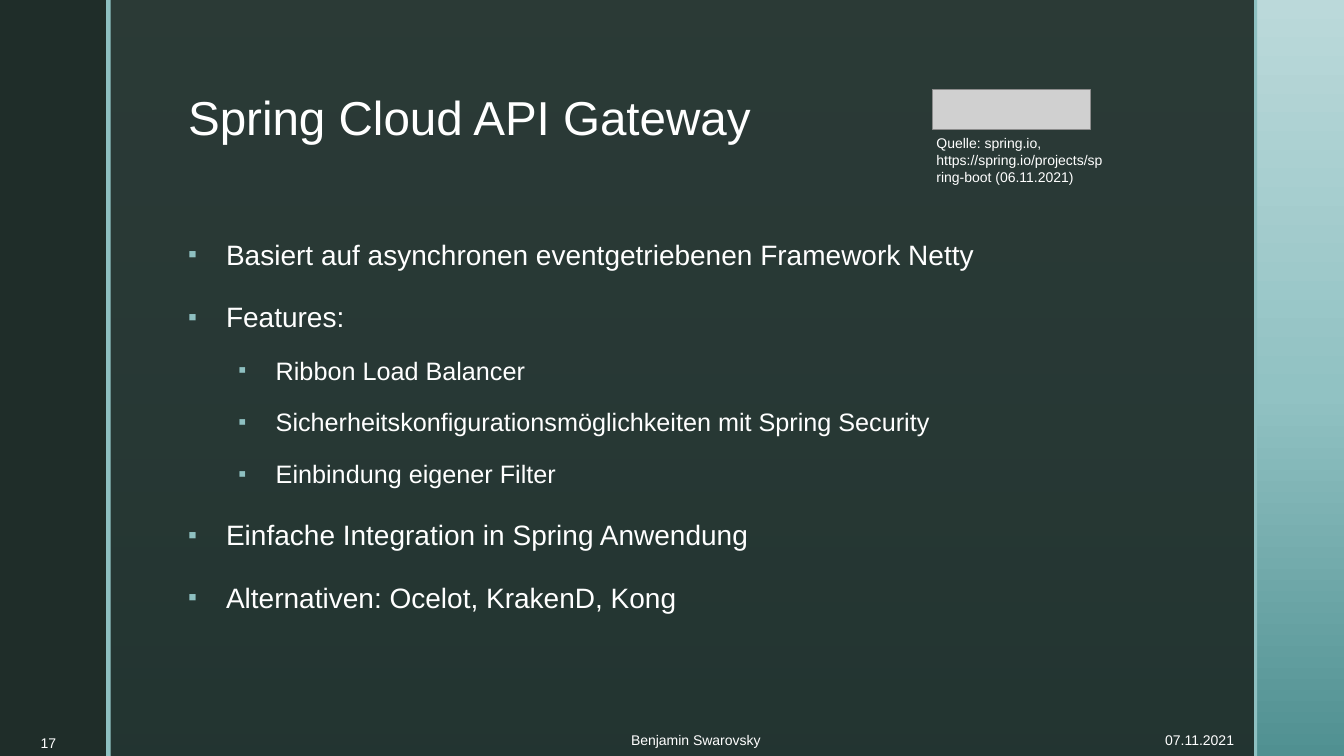
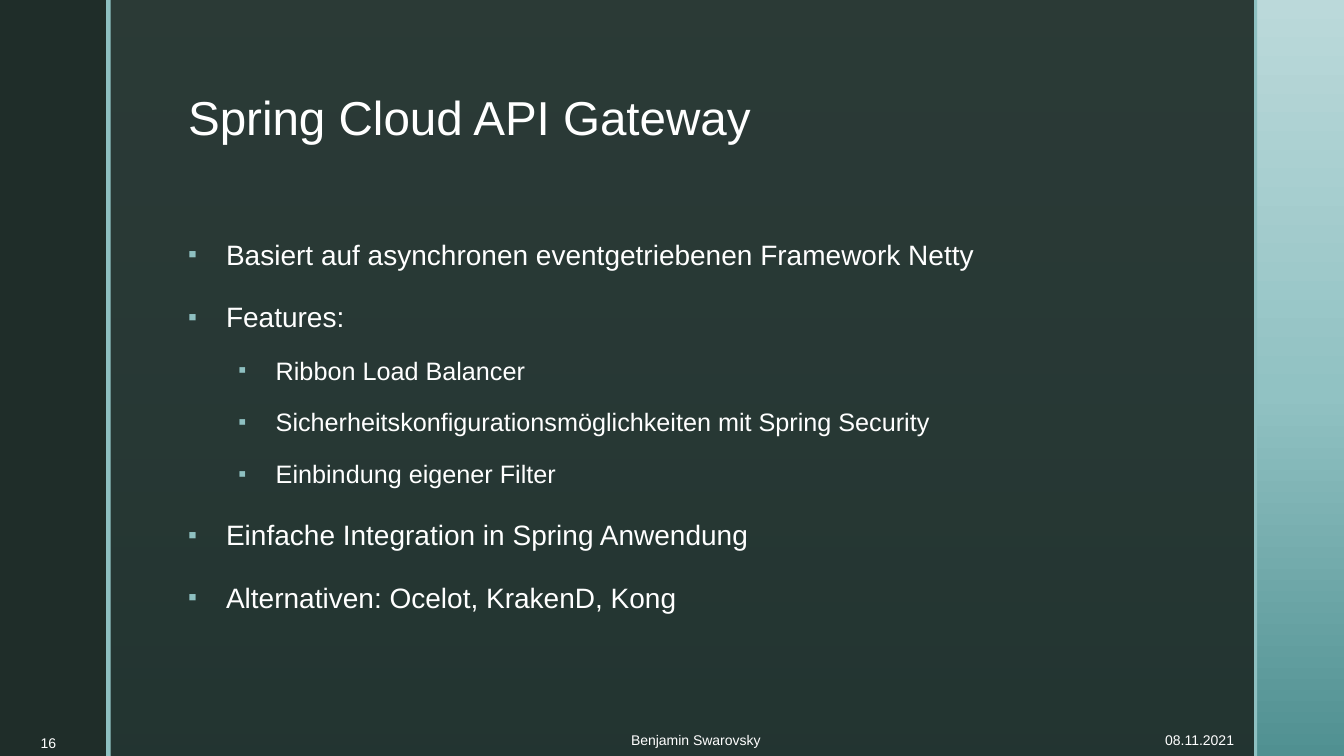
Before and after one commit to BenjaminS01/Abschluss, a slide deck: slide 16 of Vortrag.pptx (slide 17 before the commit). Drawn at 1344x756 pixels with LibreOffice and Linux fonts; fonts in the diff are those of the drawing; grey boxes stand for pictures; background and template pictures are left out. Boxes give left, top, right and bottom in pixels: in the first picture for what was removed or moved away, otherwise in the second. Text is boxed around its words. In the diff, an @@ line names an element or a change of style, - is before the commit and + after.

```diff
--- a/Vortrag.pptx
+++ b/Vortrag.pptx
@@ picture removed at [933,89,1090,129] @@
@@ text removed at [936,138,1102,185] @@
-Quelle: spring.io, https://spring.io/projects/spring-boot (06.11.2021)
@@ page number at [41,738,57,748]: text changed @@
-17
+16
@@ text at [1165,735,1234,745]: text changed @@
-07.11.2021
+08.11.2021
```
Also in this commit, not shown: 24 other slides changed, 2 slides removed.
